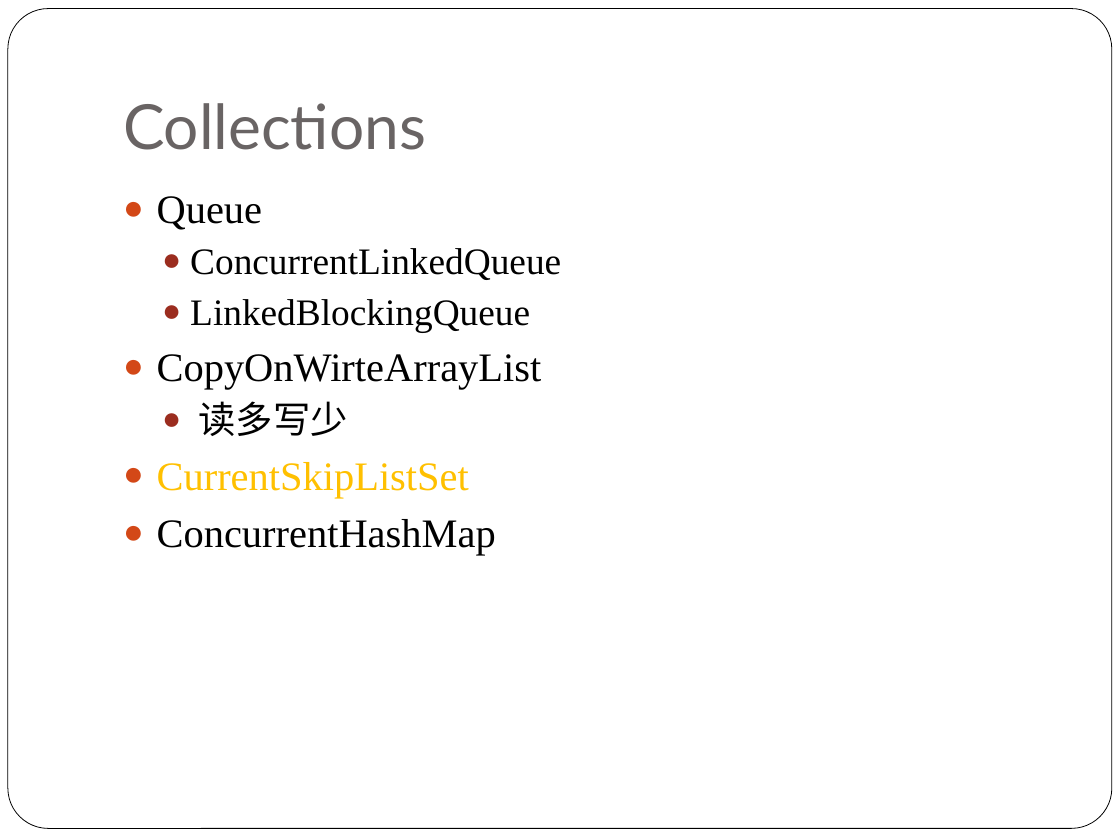
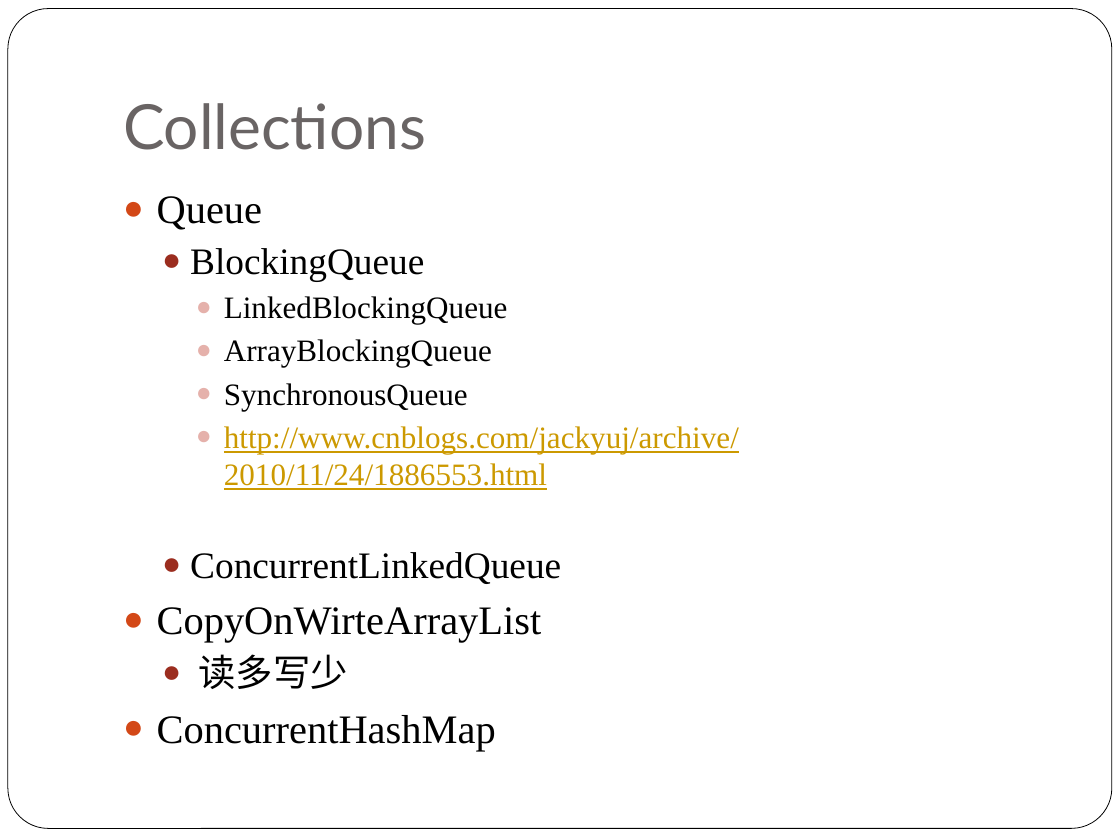
Before and after one commit to NickyQian/Practice, a slide deck: slide 18 of Document/Java Concurrency.pptx. Drawn at 1120x840 pixels with LibreOffice and Linux fonts; fonts in the diff are those of the drawing. Boxes give left, top, right and bottom in pixels: in the first picture for what was removed or moved away, otherwise in the second. Text is boxed around its words. In the diff, an @@ line names an element or a change of style, - is before the commit and + after.

```diff
--- a/Document/Java Concurrency.pptx
+++ b/Document/Java Concurrency.pptx
@@ text at bbox=[190, 248, 739, 490]: paragraphs added @@
+  ● BlockingQueue
+    ● LinkedBlockingQueue
+    ● ArrayBlockingQueue
+    ● SynchronousQueue
+    ● http://www.cnblogs.com/jackyuj/archive/2010/11/24/1886553.html
@@ text at bbox=[190, 299, 530, 332]: paragraph removed @@
-  ● LinkedBlockingQueue
@@ text at bbox=[157, 462, 469, 498]: paragraph removed @@
-● CurrentSkipListSet
```
Also in this commit, not shown: 8 other slides changed, 11 slides added, 2 slides removed.
